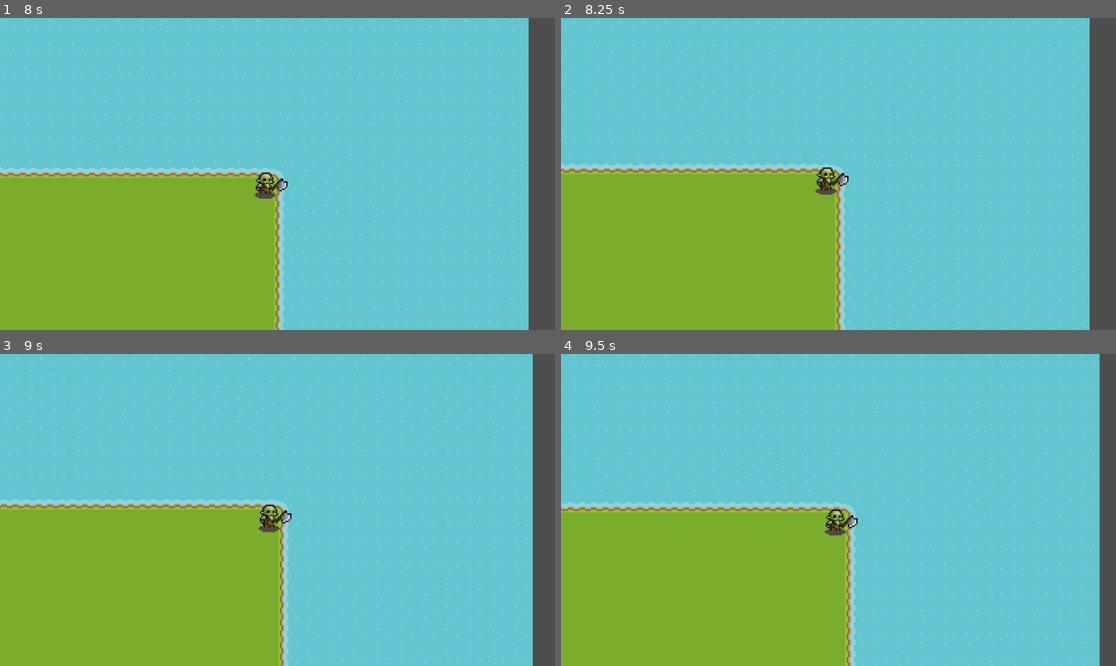
Above: before the commit, frames 1-4 (two rows, left to right).
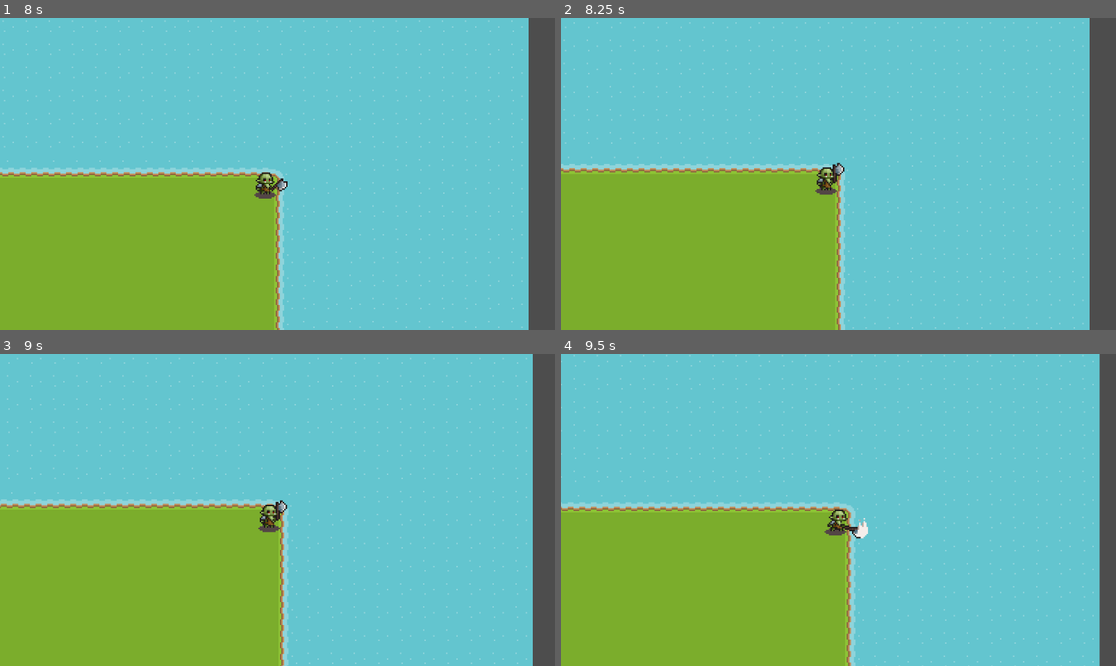
Above: after the commit, the same moments.

Repository: EyeAmTheOne/CS180_Project
Game: Godot game, scene res://main.tscn
Same seed, same stepped clock (60 frames per second), same inputs: the game is played once before the commit and once after it.
Inputs:
- Up to frame 1 (8 s): hold W (up) 0.53-2.03 s; hold A (left) 2.03-3.53 s; hold S (down) 3.53-4.28 s; hold D (right) 4.28-5.03 s; hold W (up) 5.03-5.78 s; hold D (right) from 5.78 s (still down)
- Up to frame 2 (8.25 s): release D (right) at 8.03 s; hold S (down) from 8.03 s (still down)
- Up to frame 3 (9 s): release S (down) at 8.78 s; hold A (left) from 8.78 s (still down)
- Up to frame 4 (9.5 s): keep holding A (left)

Frame 1 is identical in both runs. In frame 2, 0.2% of the frame differs, in the area x 48-52%, y 46-54%; in frame 3, 0.2%; in frame 4, 0.4%, in the area x 47-56%, y 49-60%.

Commit message:
Enemy plays attack animation when getting close enough

Diff:
--- a/systems/ai/Enemy.tscn
+++ b/systems/ai/Enemy.tscn
@@ -6,6 +6,7 @@
 [ext_resource type="Texture2D" uid="uid://bf3qt068ahi42" path="res://assets/art/Orc with shadows/Orc-Death.png" id="3_cx27q"]
 [ext_resource type="Texture2D" uid="uid://d1njt1nitj6if" path="res://assets/art/Orc with shadows/Orc-Walk.png" id="5_axoif"]
 [ext_resource type="Script" uid="uid://bl7jd0cbw38h" path="res://systems/health/health.gd" id="6_cx27q"]
+[ext_resource type="Script" uid="uid://byagfnhocne4h" path="res://systems/health/hitbox.gd" id="7_axoif"]
 
 [sub_resource type="AtlasTexture" id="AtlasTexture_2vaor"]
 atlas = ExtResource("2_s3yrj")
@@ -198,6 +199,8 @@
 "speed": 5.0
 }]
 
+[sub_resource type="CapsuleShape2D" id="CapsuleShape2D_axoif"]
+
 [sub_resource type="CircleShape2D" id="CircleShape2D_pugj6"]
 radius = 5.0
 
@@ -210,10 +213,17 @@
 
 [node name="AnimatedSprite2D" type="AnimatedSprite2D" parent="."]
 sprite_frames = SubResource("SpriteFrames_2vaor")
-animation = &"Walk"
+animation = &"Attack"
 autoplay = "Idle"
-frame = 4
-frame_progress = 0.13383378
+frame_progress = 0.4182385
+
+[node name="HitBox" type="Area2D" parent="AnimatedSprite2D"]
+script = ExtResource("7_axoif")
+metadata/_custom_type_script = "uid://byagfnhocne4h"
+
+[node name="CollisionShape2D" type="CollisionShape2D" parent="AnimatedSprite2D/HitBox"]
+position = Vector2(12, -2)
+shape = SubResource("CapsuleShape2D_axoif")
 
 [node name="CollisionShape2D" type="CollisionShape2D" parent="."]
 position = Vector2(0, 2)
--- a/systems/ai/enemy.gd
+++ b/systems/ai/enemy.gd
@@ -19,9 +19,12 @@
 func _physics_process(delta: float) -> void:
 	# If target exists, move towards target
 	var direction = Vector2(0, 0)
-	if target and position.distance_to(target.position) > 10:
-		animated_sprite.play("Walk")
-		direction = position.direction_to(target.position)
+	if target:
+		if position.distance_to(target.position) > 10:
+			animated_sprite.play("Walk")
+			direction = position.direction_to(target.position)
+		else:
+			animated_sprite.play("Attack")
 	else:
 		animated_sprite.play("Idle")
 
Not shown: 1 places in systems/ai/Enemy.tscn that only renumber resources
